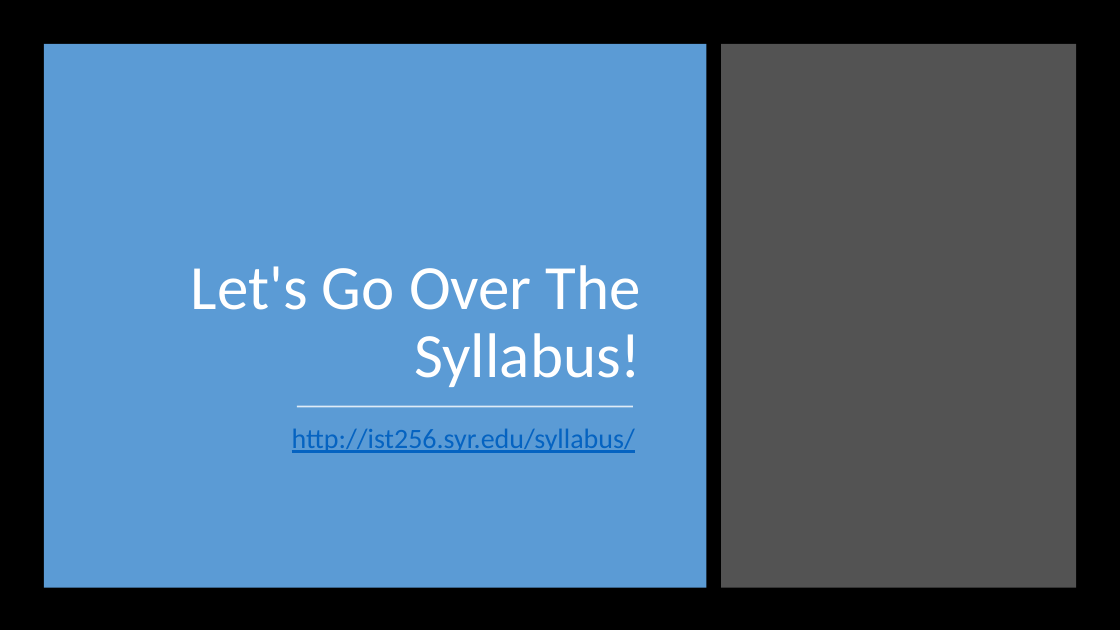
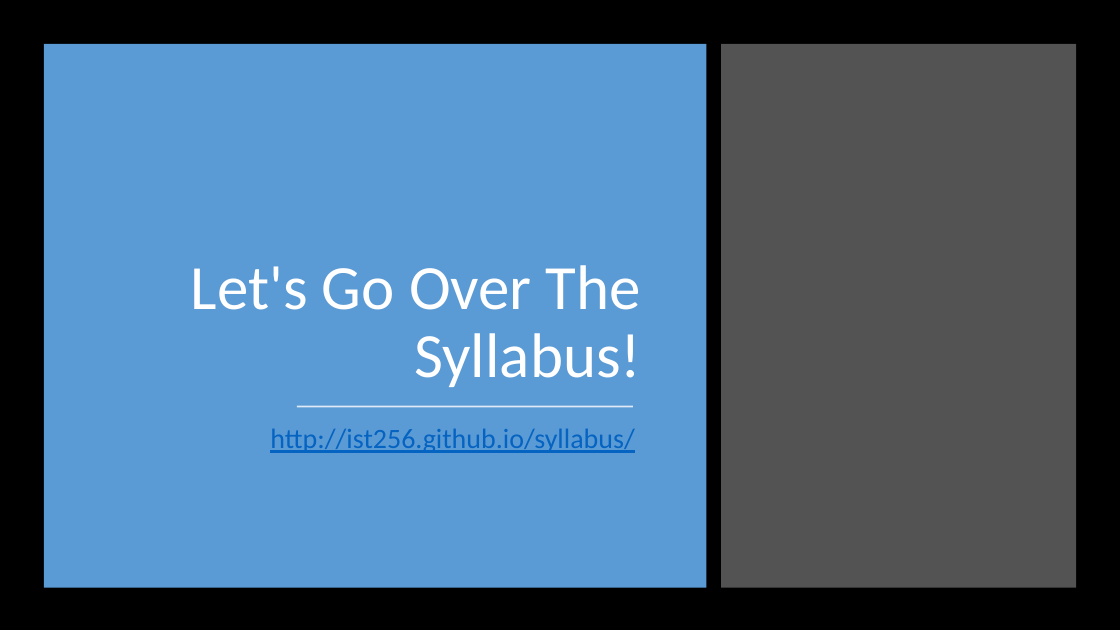
Before and after one commit to ist256/IST256.github.io, a slide deck: slide 16 of content/00/Course-Intro.pptx. Drawn at 1120x630 pixels with LibreOffice and Linux fonts; fonts in the diff are those of the drawing. Boxes give left, top, right and bottom in pixels: in the first picture for what was removed or moved away, otherwise in the second. Text is boxed around its words. In the diff, an @@ line names an element or a change of style, - is before the commit and + after.

```diff
--- a/content/00/Course-Intro.pptx
+++ b/content/00/Course-Intro.pptx
@@ text at (x1=270, y1=429, x2=634, y2=453): text changed @@
-http://ist256.syr.edu/syllabus/
+http://ist256.github.io/syllabus/
```
Also in this commit, not shown: 14 other slides changed, 2 slides added, 6 slides removed, 2 other files.
